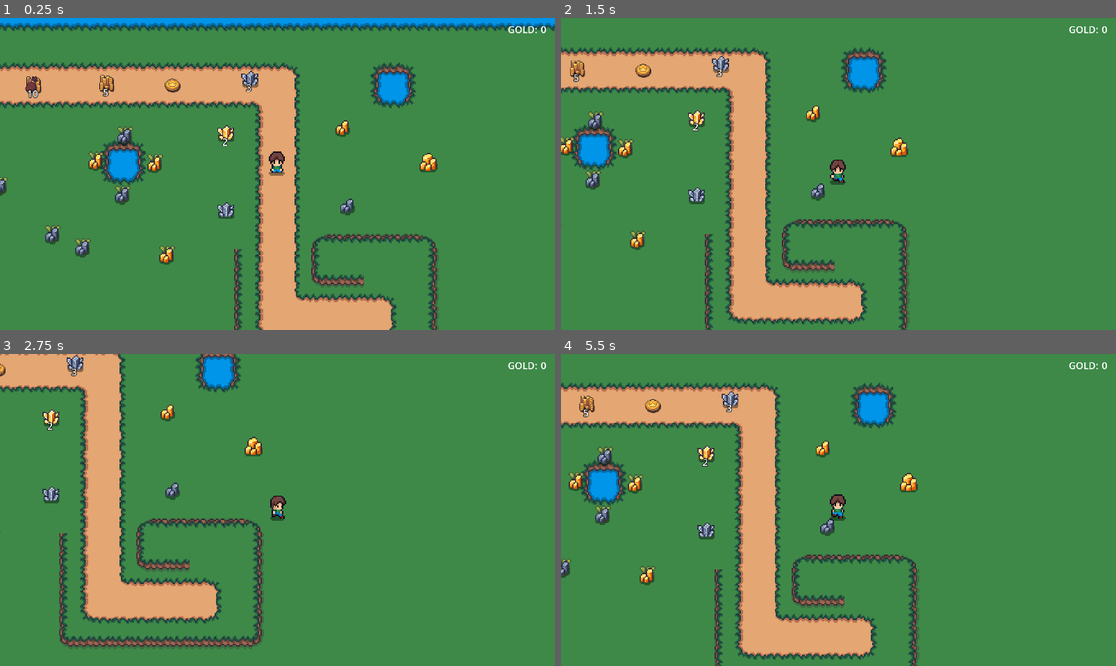
Above: before the commit, frames 1-4 (two rows, left to right).
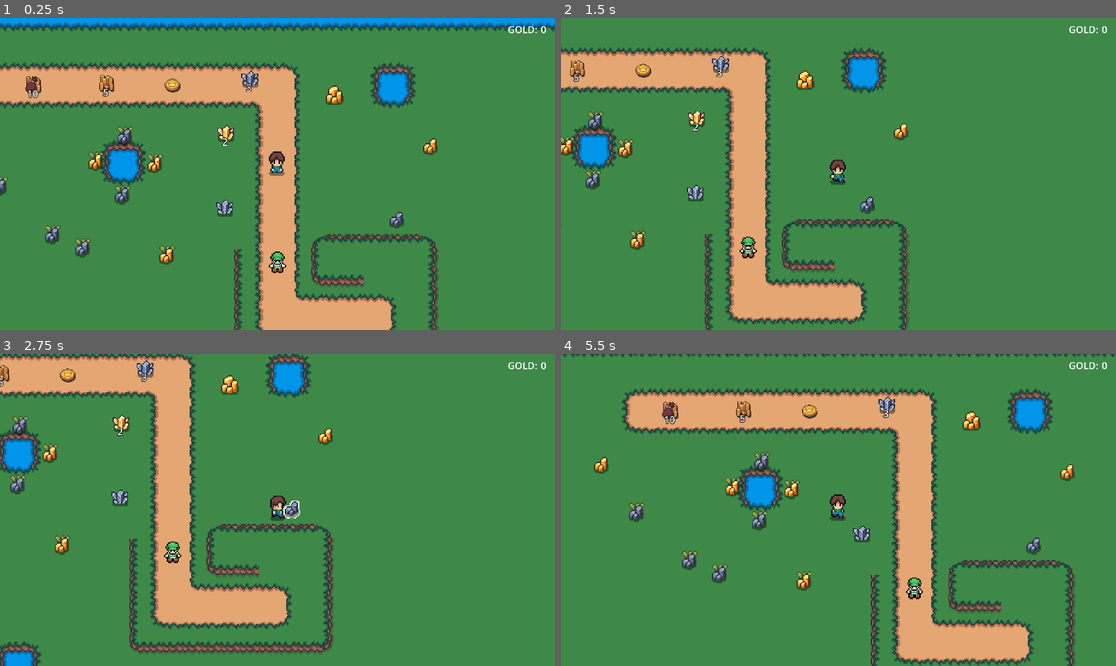
Above: after the commit, the same moments.

Repository: esasiela/hc-adventure-game
Game: Godot game, scene res://scenes/main.tscn
The game is run twice, just before and just after one commit, with the same random seed, the same clock (stepped at 60 frames per second) and the same inputs.
Inputs:
- Up to frame 1 (0.25 s): no input
- Up to frame 2 (1.5 s): tap Enter at 0.5 s; hold Right (right) 0.53-1.28 s; hold E (interact) 0.53-1.28 s; hold Down (down) from 1.28 s (still down); tap E (interact) at 1.35 s
- Up to frame 3 (2.75 s): release Down (down) at 2.03 s; hold Right (right) from 2.03 s (still down); hold E (interact) from 2.03 s (still down)
- Up to frame 4 (5.5 s): release Right (right) at 2.78 s; release E (interact) at 2.78 s; hold Up (up) 2.78-3.53 s; tap E (interact) at 2.85, 4.35 s; hold E (interact) 3.53-4.28 s; hold Left (left) 3.53-5.03 s; hold Down (down) from 5.03 s (still down); hold E (interact) from 5.03 s (still down)

The runs differ from the first frame. In frame 1, 1.0% of the frame differs, in the area x 38-79%, y 21-82%; in frame 2, 1.0%; in frame 3, 25%; in frame 4, 31%, in the area x 0-100%, y 0-100%.

Commit message:
Add interactable scene and script

Diff:
--- a/scenes/harvest_node.tscn
+++ b/scenes/harvest_node.tscn
@@ -1,66 +1,29 @@
-[gd_scene format=3 uid="uid://d0tr80q20kj22"]
+[gd_scene format=3 uid="uid://cqf6igx865dyw"]
 
 [ext_resource type="Script" uid="uid://csi4eih0dr74d" path="res://scripts/harvest_node.gd" id="1_iwril"]
-[ext_resource type="Texture2D" uid="uid://dv2idymnyoyq" path="res://assets/images/items/tile025.png" id="2_iwril"]
+[ext_resource type="PackedScene" uid="uid://ugu74liv03kx" path="res://scenes/interactable.tscn" id="1_qligw"]
+[ext_resource type="Texture2D" uid="uid://c1dw3aktjlmmv" path="res://assets/images/items/shikashi/tile230.png" id="2_iwril"]
+[ext_resource type="Shader" uid="uid://ct8r1dg1yii82" path="res://shaders/harvest_node.gdshader" id="3_h74ku"]
 
-[sub_resource type="Shader" id="Shader_iwril"]
-code = "shader_type canvas_item;
-
-uniform vec4 line_color : source_color = vec4(1.0);
-uniform float line_thickness : hint_range(0, 10) = 1.0;
-uniform bool active = false;
-
-const vec2 OFFSETS[8] = {
-	vec2(-1, -1), vec2(-1, 0), vec2(-1, 1), vec2(0, -1), vec2(0, 1),
-	vec2(1, -1), vec2(1, 0), vec2(1, 1)
-};
-
-void fragment() {
-	if (active) {
-		vec2 size = TEXTURE_PIXEL_SIZE * line_thickness;
-		float outline = 0.0;
-
-		for (int i = 0; i < OFFSETS.length(); i++) {
-			outline += texture(TEXTURE, UV + size * OFFSETS[i]).a;
-		}
-		outline = min(outline, 1.0);
-
-		vec4 color = texture(TEXTURE, UV);
-		COLOR = mix(color, line_color, outline - color.a);
-	}
-}"
-
-[sub_resource type="ShaderMaterial" id="ShaderMaterial_h74ku"]
-shader = SubResource("Shader_iwril")
+[sub_resource type="ShaderMaterial" id="ShaderMaterial_dy0by"]
+shader = ExtResource("3_h74ku")
 shader_parameter/line_color = Color(1, 1, 1, 1)
 shader_parameter/line_thickness = 1.0
 shader_parameter/active = false
 
-[sub_resource type="CircleShape2D" id="CircleShape2D_qligw"]
-radius = 9.0
+[sub_resource type="RectangleShape2D" id="RectangleShape2D_iwril"]
+size = Vector2(15, 16)
 
-[sub_resource type="RectangleShape2D" id="RectangleShape2D_qligw"]
-size = Vector2(14, 12)
+[node name="HarvestNode" unique_id=1751764694 instance=ExtResource("1_qligw")]
+script = ExtResource("1_iwril")
+node_type = null
 
-[node name="HarvestNode" type="Area2D" unique_id=1909235107]
-script = ExtResource("1_iwril")
-metadata/_edit_group_ = true
+[node name="Sprite2D" type="Sprite2D" parent="." index="1" unique_id=1398977672]
+material = SubResource("ShaderMaterial_dy0by")
+texture = ExtResource("2_iwril")
 
-[node name="Sprite2D" type="Sprite2D" parent="." unique_id=2116934011]
-material = SubResource("ShaderMaterial_h74ku")
-texture = ExtResource("2_iwril")
-region_rect = Rect2(0, 48, 16, 16)
+[node name="HitBox" type="StaticBody2D" parent="." index="2" unique_id=1362728212]
 
-[node name="Harvestbox" type="CollisionShape2D" parent="." unique_id=1483248762]
-position = Vector2(0, 1)
-shape = SubResource("CircleShape2D_qligw")
-debug_color = Color(0.48235294, 0.48235294, 1, 0.41960785)
-
-[node name="Hitbox" type="StaticBody2D" parent="." unique_id=1654150806]
-
-[node name="CollisionShape2D" type="CollisionShape2D" parent="Hitbox" unique_id=1602804936]
-position = Vector2(0, 1)
-shape = SubResource("RectangleShape2D_qligw")
-
-[connection signal="body_entered" from="." to="." method="_on_body_entered"]
-[connection signal="body_exited" from="." to="." method="_on_body_exited"]
+[node name="CollisionShape2D" type="CollisionShape2D" parent="HitBox" index="0" unique_id=1744010995]
+position = Vector2(0.5, 1)
+shape = SubResource("RectangleShape2D_iwril")
--- /dev/null
+++ b/scenes/interactable.tscn
@@ -0,0 +1,15 @@
+[gd_scene format=3 uid="uid://ugu74liv03kx"]
+
+[ext_resource type="Script" uid="uid://bwh3tj30fgxko" path="res://scripts/interactable.gd" id="1_56v82"]
+
+[sub_resource type="CircleShape2D" id="CircleShape2D_56v82"]
+radius = 12.0
+
+[node name="Interactable" type="Area2D" unique_id=1751764694]
+collision_layer = 16
+collision_mask = 16
+script = ExtResource("1_56v82")
+
+[node name="InteractBox" type="CollisionShape2D" parent="." unique_id=139042446]
+shape = SubResource("CircleShape2D_56v82")
+debug_color = Color(0.48235294, 0.48235294, 1, 0.41960785)
--- /dev/null
+++ b/scenes/npcs/npc.tscn
@@ -0,0 +1,28 @@
+[gd_scene format=3 uid="uid://q8xeyu0a0hp8"]
+
+[ext_resource type="Script" uid="uid://dd7cstgoted7" path="res://scripts/npc.gd" id="1_5ejjj"]
+[ext_resource type="Texture2D" uid="uid://b4tn0o7rjfb5d" path="res://assets/images/isaiah658/Green-Cap-Character-16x18.png" id="2_m5fb5"]
+[ext_resource type="Texture2D" uid="uid://dkqprriovne61" path="res://assets/images/items/shikashi/tile003.png" id="3_5ejjj"]
+
+[sub_resource type="CircleShape2D" id="CircleShape2D_5ejjj"]
+
+[node name="Npc" type="Area2D" unique_id=391410755]
+collision_layer = 16
+collision_mask = 16
+script = ExtResource("1_5ejjj")
+metadata/_custom_type_script = "uid://bwh3tj30fgxko"
+metadata/_edit_group_ = true
+
+[node name="Sprite2D" type="Sprite2D" parent="." unique_id=949810608]
+texture = ExtResource("2_m5fb5")
+region_enabled = true
+region_rect = Rect2(0, 0, 16, 18)
+
+[node name="CollisionShape2D" type="CollisionShape2D" parent="." unique_id=1278372703]
+shape = SubResource("CircleShape2D_5ejjj")
+
+[node name="InteractIndicator" type="Sprite2D" parent="." unique_id=1271443950]
+visible = false
+position = Vector2(0, -17)
+scale = Vector2(0.5, 0.5625)
+texture = ExtResource("3_5ejjj")
--- a/scenes/player.tscn
+++ b/scenes/player.tscn
@@ -350,7 +350,7 @@
 size = Vector2(11, 8)
 
 [sub_resource type="CircleShape2D" id="CircleShape2D_qhqgy"]
-radius = 14.0
+radius = 13.0
 
 [sub_resource type="CircleShape2D" id="CircleShape2D_g2els"]
 
@@ -366,20 +366,20 @@
 position = Vector2(-0.5, 4)
 shape = SubResource("RectangleShape2D_3vyb7")
 
-[node name="Lootbox" type="Area2D" parent="." unique_id=1719536526]
+[node name="LootBox" type="Area2D" parent="." unique_id=1719536526]
 collision_layer = 32
 collision_mask = 32
 
-[node name="CollisionShape2D" type="CollisionShape2D" parent="Lootbox" unique_id=723882992]
+[node name="CollisionShape2D" type="CollisionShape2D" parent="LootBox" unique_id=723882992]
 shape = SubResource("CircleShape2D_qhqgy")
 debug_color = Color(0.77892065, 0.4131505, 0.40211958, 0.41960785)
 
-[node name="Harvestbox" type="Area2D" parent="." unique_id=625275642]
+[node name="InteractBox" type="Area2D" parent="." unique_id=625275642]
 collision_layer = 16
-collision_mask = 16
+collision_mask = 0
 metadata/_edit_group_ = true
 
-[node name="CollisionShape2D" type="CollisionShape2D" parent="Harvestbox" unique_id=1642552557]
+[node name="CollisionShape2D" type="CollisionShape2D" parent="InteractBox" unique_id=1642552557]
 shape = SubResource("CircleShape2D_g2els")
 debug_color = Color(0.48235294, 0.48235294, 1, 0.41960785)
 
@@ -392,5 +392,5 @@
 wait_time = 3.0
 one_shot = true
 
-[connection signal="area_entered" from="Lootbox" to="." method="_on_lootbox_area_entered"]
+[connection signal="area_entered" from="LootBox" to="." method="_on_lootbox_area_entered"]
 [connection signal="timeout" from="MiningTimer" to="." method="_on_mining_timer_timeout"]
--- a/scenes/world_item.tscn
+++ b/scenes/world_item.tscn
@@ -15,7 +15,6 @@
 region_rect = Rect2(48, 48, 16, 16)
 
 [node name="CollisionShape2D" type="CollisionShape2D" parent="." unique_id=447834463]
-visible = false
 shape = SubResource("RectangleShape2D_8r7n1")
 debug_color = Color(0.78039217, 0.4117647, 0.40392157, 0.41960785)
 
--- a/scenes/zones/zone.tscn
+++ b/scenes/zones/zone.tscn
@@ -7,7 +7,8 @@
 [ext_resource type="Texture2D" uid="uid://dwglveym6tqy0" path="res://assets/images/tiles/Path_Tile.png" id="3_lu4fi"]
 [ext_resource type="Texture2D" uid="uid://c5calwrltjt8i" path="res://assets/images/tiles/Cliff_Tile.png" id="4_q5xik"]
 [ext_resource type="PackedScene" uid="uid://01uqb2odcapj" path="res://scenes/harvest_node_marker.tscn" id="6_0urh0"]
-[ext_resource type="PackedScene" uid="uid://d0tr80q20kj22" path="res://scenes/harvest_node.tscn" id="6_q5xik"]
+[ext_resource type="PackedScene" uid="uid://cqf6igx865dyw" path="res://scenes/harvest_node.tscn" id="6_q5xik"]
+[ext_resource type="PackedScene" uid="uid://q8xeyu0a0hp8" path="res://scenes/npcs/npc.tscn" id="6_vbgk0"]
 [ext_resource type="Resource" uid="uid://dlmfc2brf566g" path="res://harvest_nodes/copper_spawn_profile.tres" id="7_1mmwj"]
 [ext_resource type="Resource" uid="uid://c6jjx7eaesfn1" path="res://harvest_nodes/stone_node.tres" id="7_ye06x"]
 [ext_resource type="Resource" uid="uid://bkyrv8wqinhoy" path="res://harvest_nodes/copper_vein.tres" id="8_0urh0"]
@@ -127,6 +128,11 @@
 tile_map_data = PackedByteArray("AAAAAAAAAAAAAAMAAAAAAAEAAAACAAEAAAAAAAIAAAACAAEAAAAAAAMAAAACAAEAAAAAAAQAAAACAAEAAAAAAA …(48976 unchanged characters)…
 tile_set = SubResource("TileSet_q5xik")
 
+[node name="NPCs" type="Node2D" parent="." unique_id=201251385]
+
+[node name="Npc" parent="NPCs" unique_id=391410755 instance=ExtResource("6_vbgk0")]
+position = Vector2(360, 203)
+
 [node name="HarvestNodeMarkers" type="Node2D" parent="." unique_id=347710378]
 
 [node name="Copper1" parent="HarvestNodeMarkers" unique_id=1645630429 instance=ExtResource("6_0urh0")]
@@ -163,22 +169,22 @@
 
 [node name="HarvestNodes" type="Node2D" parent="." unique_id=1725551045]
 
-[node name="HarvestNode1" parent="HarvestNodes" unique_id=1500191744 instance=ExtResource("6_q5xik")]
-position = Vector2(418, 156)
+[node name="Copper" parent="HarvestNodes" unique_id=1751764694 instance=ExtResource("6_q5xik")]
+position = Vector2(487, 106)
+node_type = ExtResource("8_0urh0")
+
+[node name="CopperRich" parent="HarvestNodes" unique_id=1347644362 instance=ExtResource("6_q5xik")]
+position = Vector2(407, 64)
+node_type = ExtResource("9_twevw")
+
+[node name="Stone" parent="HarvestNodes" unique_id=764582523 instance=ExtResource("6_q5xik")]
+position = Vector2(459, 167)
 node_type = ExtResource("7_ye06x")
 
-[node name="HarvestNode2" parent="HarvestNodes" unique_id=1909235107 instance=ExtResource("6_q5xik")]
-position = Vector2(414, 91)
-node_type = ExtResource("8_0urh0")
-
-[node name="HarvestNode3" parent="HarvestNodes" unique_id=1250966400 instance=ExtResource("6_q5xik")]
-position = Vector2(485, 120)
-node_type = ExtResource("9_twevw")
-
 [node name="WorldItems" type="Node2D" parent="." unique_id=1899439579]
 
 [node name="WorldItem1" parent="WorldItems" unique_id=852606424 instance=ExtResource("8_4bvwj")]
-position = Vector2(317, 159)
+position = Vector2(316, 157)
 item = ExtResource("9_q7x21")
 
 [node name="WorldItem2" parent="WorldItems" unique_id=1961411682 instance=ExtResource("8_4bvwj")]
--- a/scripts/harvest_node.gd
+++ b/scripts/harvest_node.gd
@@ -1,6 +1,7 @@
 @tool
 class_name HarvestNode
-extends Area2D
+extends Interactable
+
 
 signal harvested
 
@@ -14,6 +15,7 @@
 
 
 func _ready() -> void:
+	super()
 	sprite_2d.material = sprite_2d.material.duplicate()
 	sprite_2d.material.set_shader_parameter("active", false)
 	_update_visual()
@@ -46,23 +48,13 @@
 	return drops
 
 
-func _on_body_entered(body: Node2D) -> void:
-	if not body is Player:
-		return
-	var player: Player = body
-
+func _on_interact_target_acquired() -> void:
 	sprite_2d.material.set_shader_parameter("active", true)
-	player.interact_target = self
 
 
-func _on_body_exited(body: Node2D) -> void:
-	if not body is Player:
-		return
-	var player: Player = body
+func _on_interact_target_lost() -> void:
+	sprite_2d.material.set_shader_parameter("active", false)
 
-	sprite_2d.material.set_shader_parameter("active", false)
-	if player.interact_target == self:
-		player.interact_target = null
 
 func get_zone() -> Zone:
 	return get_tree().get_first_node_in_group("zone") as Zone
--- /dev/null
+++ b/scripts/interactable.gd
@@ -0,0 +1,32 @@
+class_name Interactable
+extends Area2D
+
+func _ready() -> void:
+	area_entered.connect(_on_area_entered)
+	area_exited.connect(_on_area_exited)
+
+func _on_area_entered(area: Area2D) -> void:
+	if not area.get_parent() is Player:
+		return
+	var player := area.get_parent() as Player
+	player.interact_target = self
+	_on_interact_target_acquired()
+
+func _on_area_exited(area: Area2D) -> void:
+	if not area.get_parent() is Player:
+		return
+	var player := area.get_parent() as Player
+	if player.interact_target == self:
+		player.interact_target = null
+	_on_interact_target_lost()
+
+# Subclasses override these to show/hide their indicator
+func _on_interact_target_acquired() -> void:
+	pass
+
+func _on_interact_target_lost() -> void:
+	pass
+
+# Subclasses override this to define what happens on interact
+func interact() -> void:
+	pass
--- /dev/null
+++ b/scripts/npc.gd
@@ -0,0 +1,21 @@
+class_name NPC
+extends Interactable
+
+
+@export var display_name: String = "Villager"
+
+@onready var interact_indicator: Sprite2D = $InteractIndicator
+
+
+func _ready() -> void:
+	super()
+	interact_indicator.visible = false
+
+func _on_interact_target_acquired() -> void:
+	interact_indicator.visible = true
+
+func _on_interact_target_lost() -> void:
+	interact_indicator.visible = false
+
+func talk_to(player: Player) -> void:
+	print("You're talking to ", display_name)
--- a/scripts/player.gd
+++ b/scripts/player.gd
@@ -95,6 +95,8 @@
 		if interact_target:
 			if interact_target is HarvestNode:
 				change_state(State.MINING)
+			elif interact_target is NPC:
+				(interact_target as NPC).talk_to(self)
 	if event.is_action_pressed("inventory_toggle"):
 		print("inventory toggle pressed")
 	if event.is_action_pressed("gold_debug"):
Binary file added: assets/images/isaiah658/Green-Cap-Character-16x18.png
Not shown, added: assets/images/isaiah658/Green-Cap-Character-16x18.png.import
Not shown, added: scripts/interactable.gd.uid
Not shown, added: scripts/npc.gd.uid
